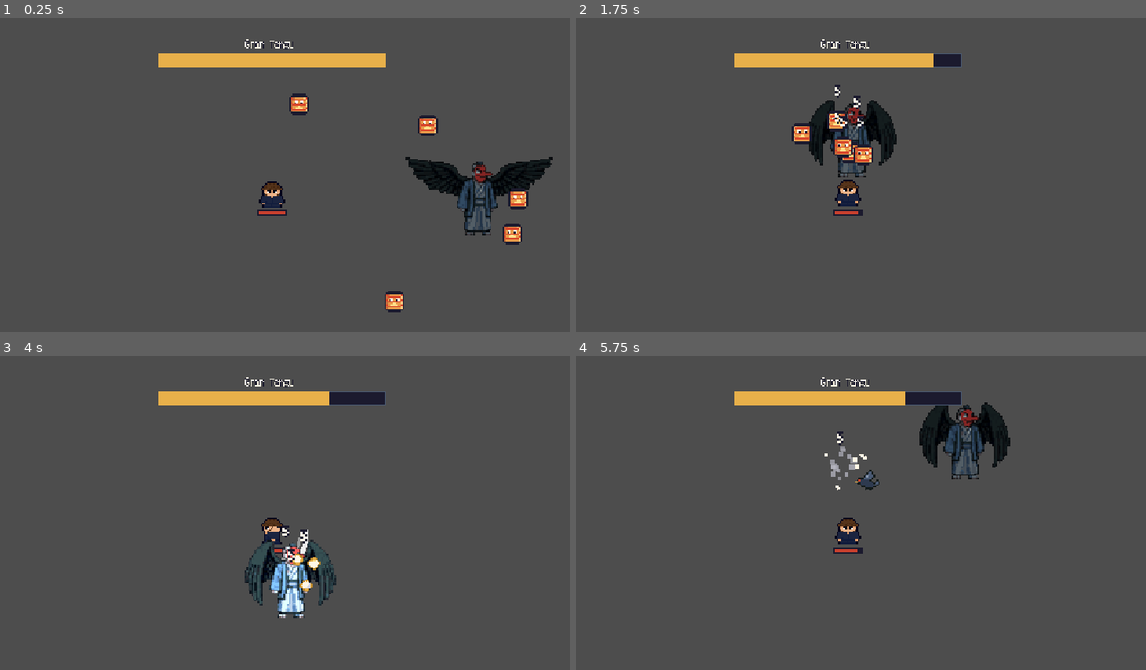
Above: before the commit, frames 1-4 (two rows, left to right).
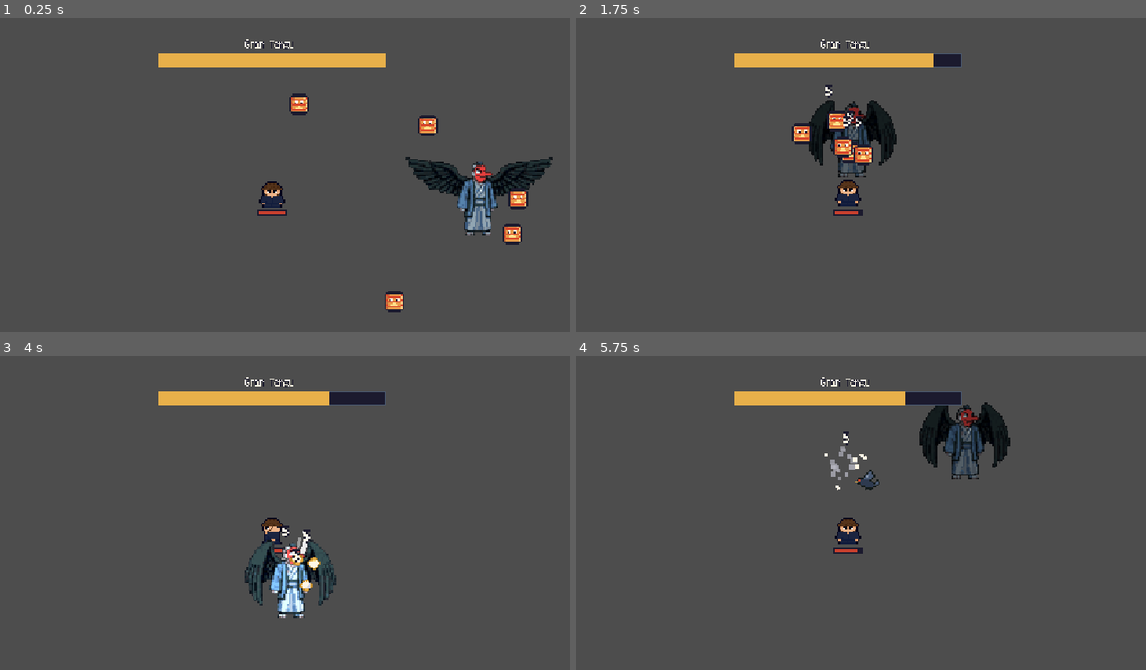
Above: after the commit, the same moments.

Repository: dotrashtrash-png/kintsugi
Game: Godot game, scene res://escenas/pruebas/villa/pruebaTengu.tscn
The game is run twice, just before and just after one commit, with the same random seed, the same clock (stepped at 60 frames per second) and the same inputs. This scene is started directly instead of the project's main scene.
Inputs (mouse positions are in pixels of both pictures, inside the frame that each line leads up to):
- Up to frame 1 (0.25 s): no input
- Up to frame 2 (1.75 s): tap Enter (ui_accept) at 0.5, 0.77, 1.52 s; move the mouse to (986, 178) at 0.52 s; hold D (derecha) 0.53-1.28 s; tap P at 0.6, 1.35 s; click (986, 178) at 0.67 s; move the mouse to (724, 212) at 1.27 s; hold S (abajo) from 1.28 s (still down)
- Up to frame 3 (4 s): move the mouse to (336, 456) at 2.02 s; release S (abajo) at 2.03 s; hold D (derecha) 2.03-2.78 s; tap P at 2.1, 2.85, 3.6 s; move the mouse to (239, 604) at 2.77 s; hold W (arriba) 2.78-3.53 s; click (239, 604) at 2.92 s; tap Enter (ui_accept) at 3.02, 3.77 s; move the mouse to (461, 585) at 3.52 s; hold A (izquierda) from 3.53 s (still down)
- Up to frame 4 (5.75 s): move the mouse to (661, 478) at 4.27 s; tap P at 4.35, 5.1 s; tap Enter (ui_accept) at 4.52 s; move the mouse to (878, 531) at 5.02 s; release A (izquierda) at 5.03 s; hold S (abajo) from 5.03 s (still down); click (878, 531) at 5.17 s

The runs differ from the first frame. In frame 1, 0.9% of the frame differs, in the area x 73-96%, y 45-70%; in frame 2, 0.2%; in frame 3, 0.1%; in frame 4, less than 0.1%.

Commit message:
Kunai y kunoichi, detalles extras del tengu

Diff:
--- /dev/null
+++ b/cuchillo.gd
@@ -0,0 +1,23 @@
+extends Node2D
+# Un cuchillo del Kunai: vuela recto y atraviesa a todos los yokais que toca.
+
+var direccion := Vector2.RIGHT
+var dano := 7
+var velocidad := 320.0
+var vida_util := 0.9 # segundos antes de desaparecer
+var golpeados: Array = [] # cada yokai recibe un solo golpe de este cuchillo
+func _ready() -> void:
+	rotation = direccion.angle()
+
+func _physics_process(delta: float) -> void:
+	vida_util -= delta
+	if vida_util <= 0.0:
+		queue_free()
+		return
+	global_position += direccion * velocidad * delta
+	for e in get_tree().get_nodes_in_group("enemigos"):
+		if not is_instance_valid(e) or e in golpeados:
+			continue
+		if global_position.distance_to(e.global_position) < 9.0:
+			golpeados.append(e)
+			e.recibir_dano(dano)
--- a/escenas/enemigos/Tengu.gd
+++ b/escenas/enemigos/Tengu.gd
@@ -38,6 +38,17 @@
 
 	Audio.sfx("tengu")
 
+	# Efecto de jugabilidad (Juego): Destello blanco y temblor de cámara al aparecer
+	modulate = Color(3, 3, 3)
+	create_tween().tween_property(self, "modulate", Color.WHITE, 0.4)
+
+	if heroe and heroe.has_node("Camera2D"):
+		var camara = heroe.get_node("Camera2D")
+		var tw = create_tween()
+		for i in 4:
+			tw.tween_property(camara, "offset", Vector2(randf_range(-6, 6), randf_range(-6, 6)), 0.05)
+		tw.tween_property(camara, "offset", Vector2.ZERO, 0.05)
+
 func _physics_process(delta: float) -> void:
 	if heroe == null or muerto:
 		return
@@ -47,12 +58,14 @@
 	move_and_slide()
 
 	if $Sprite.visible:
-		$Sprite.frame = int(Time.get_ticks_msec() / 500.0) % 2 # aletea
+		# Aleteo más lento ajustado a 500.0
+		$Sprite.frame = int(Time.get_ticks_msec() / 500.0) % 2
 
-	# Pega por contacto cada 0.8 s
+	# Pega por contacto cada 0.8 s (aplicando el multiplicador de poder del héroe)
 	espera_dano -= delta
 	if espera_dano <= 0.0 and global_position.distance_to(heroe.global_position) < 22.0:
-		heroe.recibir_dano(dano)
+		var daño_final = int(round(dano * heroe.poder)) if (heroe and "poder" in heroe) else dano
+		heroe.recibir_dano(daño_final)
 		espera_dano = 0.8
 
 	# Ataques con reloj
@@ -73,7 +86,7 @@
 		get_parent().add_child(cuervo)
 		cuervo.global_position = global_position + Vector2.RIGHT.rotated(TAU * i / cantidad) * 24.0
 
-# Aviso de medio segundo (se pone blanco) y despues el viento empuja y pega poquito.
+# Aviso de medio segundo (se pone blanco) y despues el viento empuja y pega.
 func rafaga() -> void:
 	var aviso = create_tween()
 	aviso.tween_property(self, "modulate", Color(2, 2, 2), 0.25)
@@ -86,13 +99,12 @@
 	Audio.sfx("viento")
 	if global_position.distance_to(heroe.global_position) < alcance_viento:
 		heroe.empujar(global_position.direction_to(heroe.global_position) * fuerza_viento)
-		heroe.recibir_dano(5)
+		heroe.recibir_dano(int(round(5 * heroe.poder)) if (heroe and "poder" in heroe) else 5)
 
 func recibir_dano(cantidad: int) -> void:
 	if muerto:
 		return
 	vida -= cantidad
-	NumeroDano.crear(self, cantidad)
 	$BarraJefe/Barra.value = vida
 
 	if has_node("Golpe"):
--- a/escenas/enemigos/yokai.gd
+++ b/escenas/enemigos/yokai.gd
@@ -60,7 +60,8 @@
 	if espera_dano > 0.0:
 		return
 	if global_position.distance_to(heroe.global_position) < distancia_contacto:
-		heroe.recibir_dano(dano)
+		var daño_final = int(round(dano * heroe.poder)) if (heroe and "poder" in heroe) else dano
+		heroe.recibir_dano(daño_final)
 		espera_dano = PAUSA_DANO
 
 func animar(delta: float) -> void:
--- /dev/null
+++ b/escenas/jugador/Cuchillo.tscn
@@ -0,0 +1,14 @@
+[gd_scene format=3 uid="uid://dkvxldlg00j0a"]
+
+[ext_resource type="Script" uid="uid://dd3vbah5oaxbs" path="res://cuchillo.gd" id="1_2dxsr"]
+
+[node name="Cuchillo" type="Node2D" unique_id=1849496228]
+script = ExtResource("1_2dxsr")
+
+[node name="ColorRect" type="ColorRect" parent="." unique_id=573028721]
+offset_left = -4.0
+offset_top = 1.0
+offset_right = 4.0
+offset_bottom = 3.0
+offset_transform_enabled = true
+color = Color(0.8, 0.85, 0.9, 1)
--- /dev/null
+++ b/escenas/jugador/Kunai.tscn
@@ -0,0 +1,10 @@
+[gd_scene format=3 uid="uid://bxk7x3nigk43"]
+
+[ext_resource type="Script" uid="uid://dc1rhsehuwg4h" path="res://kunai.gd" id="1_c32ah"]
+
+[node name="Kunai" type="Node2D" unique_id=775857302]
+script = ExtResource("1_c32ah")
+
+[node name="Timer" type="Timer" parent="." unique_id=1122635549]
+wait_time = 0.9
+autostart = true
--- a/escenas/pruebas/miller/PruebaYokais.tscn
+++ b/escenas/pruebas/miller/PruebaYokais.tscn
@@ -2,8 +2,6 @@
 
 [ext_resource type="PackedScene" uid="uid://d05nvof33o5rk" path="res://escenas/jugador/Heroe.tscn" id="1_05qeo"]
 [ext_resource type="PackedScene" uid="uid://bo2usy14xe3vl" path="res://escenas/enemigos/Spawner.tscn" id="2_05qeo"]
-[ext_resource type="PackedScene" uid="uid://w5jjfmrpxs4f" path="res://escenas/enemigos/Chochin.tscn" id="2_8cn0w"]
-[ext_resource type="PackedScene" uid="uid://cli0ons300fe0" path="res://escenas/enemigos/KasaObake.tscn" id="3_8cn0w"]
 
 [node name="PruebaYokais" type="Node2D" unique_id=1214473874]
 
@@ -17,5 +15,3 @@
 [node name="Heroe" parent="." unique_id=1937584079 instance=ExtResource("1_05qeo")]
 
 [node name="Spawner" parent="." unique_id=1972774240 instance=ExtResource("2_05qeo")]
-escena_chochin = ExtResource("2_8cn0w")
-escena_kasa = ExtResource("3_8cn0w")
--- /dev/null
+++ b/kunai.gd
@@ -0,0 +1,32 @@
+extends Node2D
+# Kunai (Kunoichi): lanza cuchillos hacia donde mira el heroe. Atraviesan yokais.
+const CUCHILLO := preload("res://escenas/jugador/Cuchillo.tscn")
+const ABANICO := 0.18 # radianes entre un cuchillo y el siguiente
+var nivel := 1
+var dano := 7
+var cantidad := 1
+var heroe
+@onready var timer: Timer = $Timer
+
+func _ready() -> void:
+	heroe = get_tree().get_first_node_in_group("jugador")
+	timer.timeout.connect(_lanzar)
+
+func _lanzar() -> void:
+	Audio.sfx("kunai")
+	var base: Vector2 = heroe.direccion.normalized()
+	for i in cantidad:
+		var c = CUCHILLO.instantiate()
+		# Si son varios, salen en abanico centrado
+		c.direccion = base.rotated((i - (cantidad - 1) / 2.0) * ABANICO)
+		c.dano = int(round(dano * heroe.poder))
+		get_tree().current_scene.add_child(c)
+		c.global_position = global_position
+
+# La llama el heroe cuando eligen el kunai en el menu de mejoras
+func subir_nivel() -> void:
+	nivel += 1
+	dano += 2
+	if nivel % 2 == 0:
+		cantidad += 1 # un cuchillo mas cada 2 niveles
+	timer.wait_time = maxf(0.35, timer.wait_time * 0.88)
Not shown, added: cuchillo.gd.uid
Not shown, added: kunai.gd.uid
